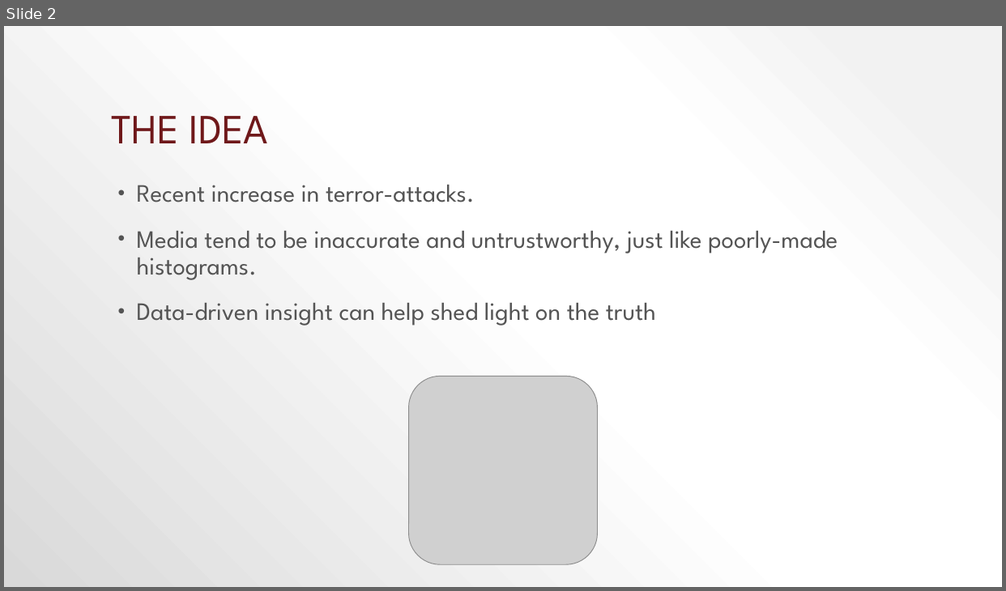
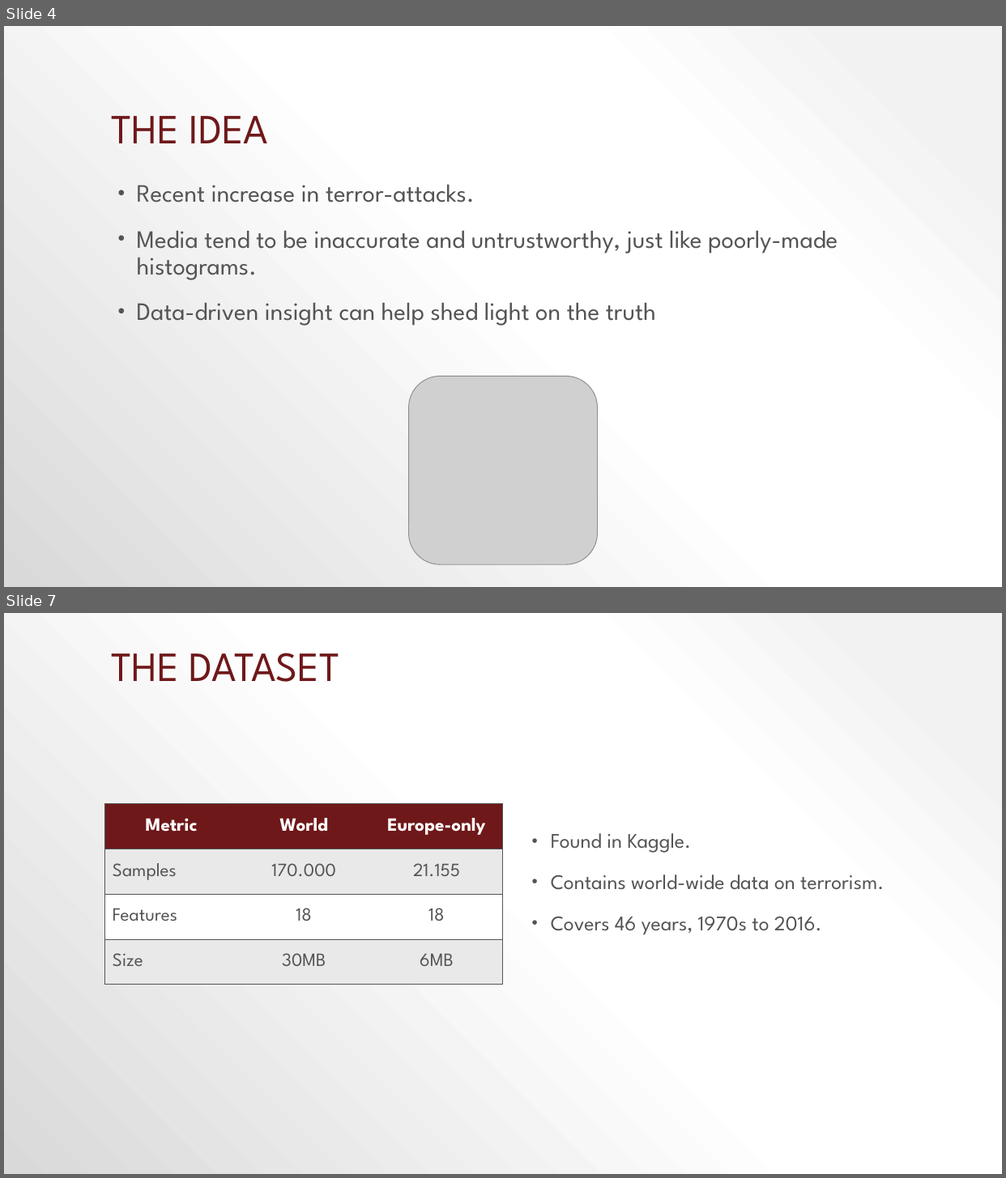
Before and after one commit to Senbyo/socialDataCourse, a slide deck: Final_Project/Terrorism in europe.pptx. Shown one above the other, each under a label of ours: slide 2 before the commit, slides 4 and 7 after it; the slides between them are not shown. The pictures are 1006x591 and 1006x1178 pixels, drawn with LibreOffice and Linux fonts; fonts in the diff are those of the drawing; grey boxes stand for pictures. Boxes give left, top, right and bottom in pixels: in the first picture for what was removed or moved away, otherwise in the second. Text is boxed around its words. In the diff, an @@ line names an element or a change of style, - is before the commit and + after.

```diff
--- a/Final_Project/Terrorism in europe.pptx
+++ b/Final_Project/Terrorism in europe.pptx
@@ slide 7 added at (4,613,1002,1174), background gradient #F2F2F2 to #FFFFFF to #D9D9D9 @@
@@ title added at (111,653,340,682), 40 pt, text #6F181A @@
+THE DATASET
@@ table added at (105,804,503,985), 4 rows, 3 columns @@
+Metric | World | Europe-only
+Samples | 170.000 | 21.155
+Features | 18 | 18
+Size | 30MB | 6MB
@@ text added at (551,833,884,935), 20 pt, text #545454 @@
+• Found in Kaggle.
+• Contains world-wide data on terrorism.
+• Covers 46 years, 1970s to 2016.
@@ what was slide 2 is now slide 4 @@
```
Also in this commit, not shown: 1 slide changed, 22 other slides added, 9 slides removed, 1 other file.
